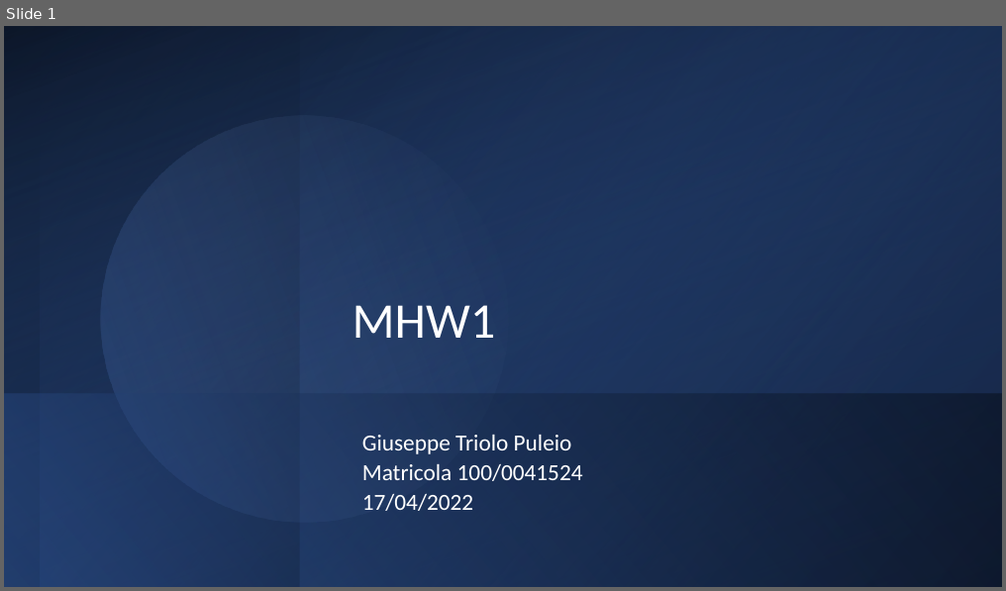
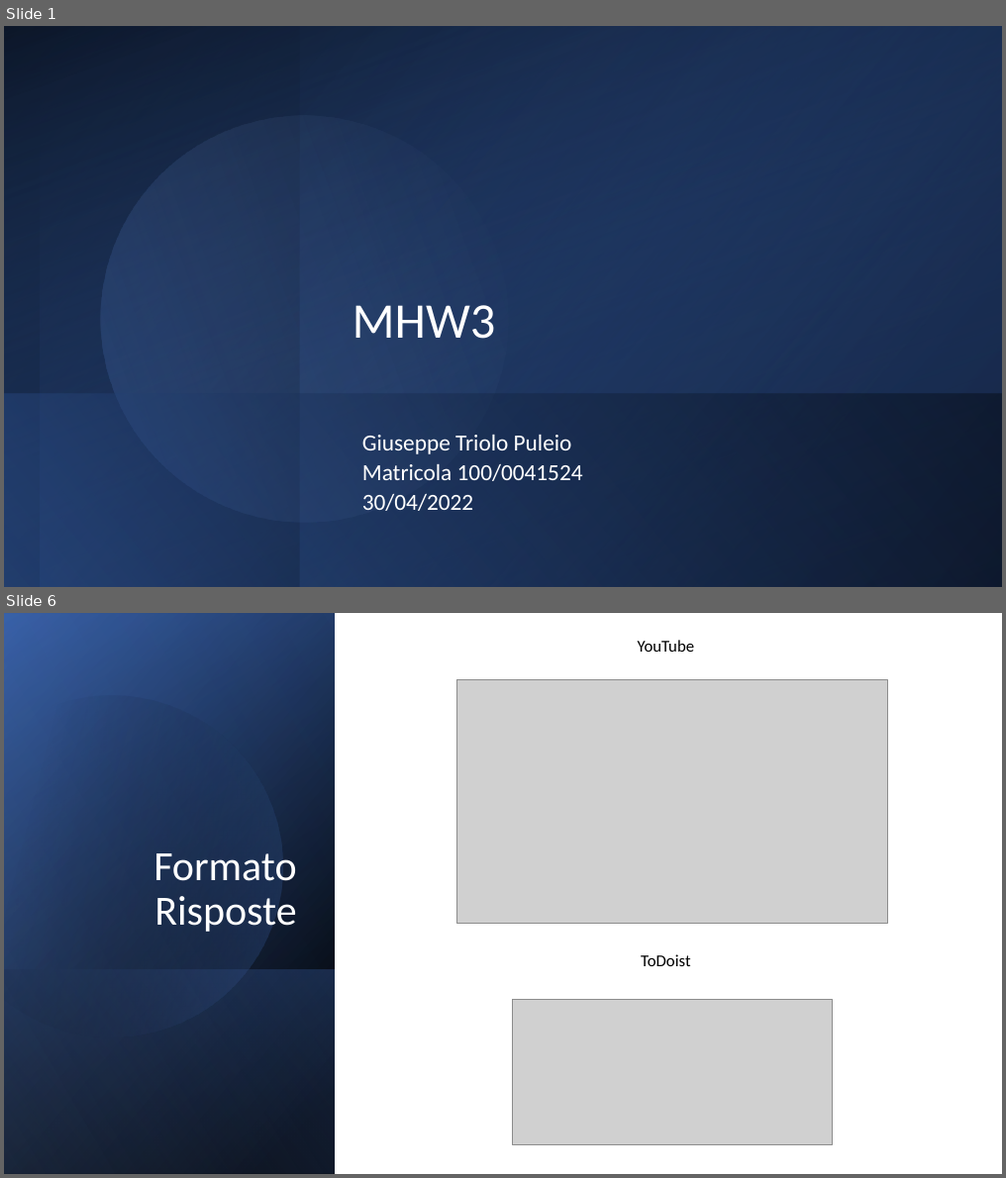
Before and after one commit to gtriolo87/mhw3, a slide deck: mhw3.pptx. Shown one above the other, each under a label of ours: slide 1 before the commit, slides 1 and 6 after it; the slides between them are not shown. The pictures are 1006x591 and 1006x1178 pixels, drawn with LibreOffice and Linux fonts; fonts in the diff are those of the drawing; grey boxes stand for pictures. Boxes give left, top, right and bottom in pixels: in the first picture for what was removed or moved away, otherwise in the second. Text is boxed around its words. In the diff, an @@ line names an element or a change of style, - is before the commit and + after.

```diff
--- a/mhw3.pptx
+++ b/mhw3.pptx
@@ slide 6 added at <box>4,613,1002,1174</box>, background #FFFFFF @@
@@ rectangle added at <box>4,613,1002,1174</box>, fill #FFFFFF @@
@@ rectangle added at <box>4,613,335,1174</box>, fill gradient #000000 to #2F5597 @@
@@ rectangle added at <box>4,614,335,1174</box>, fill gradient #000000 to #4472C4 @@
@@ rectangle added at <box>4,613,335,1173</box>, fill gradient #000000 to #8FAADC @@
@@ text added at <box>638,640,695,652</box>, 16 pt, text #000000 @@
+YouTube
@@ freeform shape added at <box>4,655,324,1072</box>, fill gradient #000000 to #4472C4 @@
@@ picture added at <box>456,679,887,924</box> @@
@@ title added at <box>153,854,296,932</box>, 40 pt, text #FFFFFF @@
+Formato Risposte
@@ text added at <box>641,955,690,966</box>, 16 pt, text #000000 @@
+ToDoist
@@ rectangle added at <box>4,969,335,1174</box>, fill gradient #4472C4 to #000000 @@
@@ picture added at <box>512,999,832,1145</box> @@
@@ slide 1 changed as well @@
@@ title at <box>352,305,496,339</box>: text changed @@
-MHW1
+MHW3
@@ subtitle at <box>362,494,473,511</box>: text changed @@
-17/04/2022
+30/04/2022
```
Also in this commit, not shown: 1 other slide changed, 4 other slides added, 6 slides removed.
